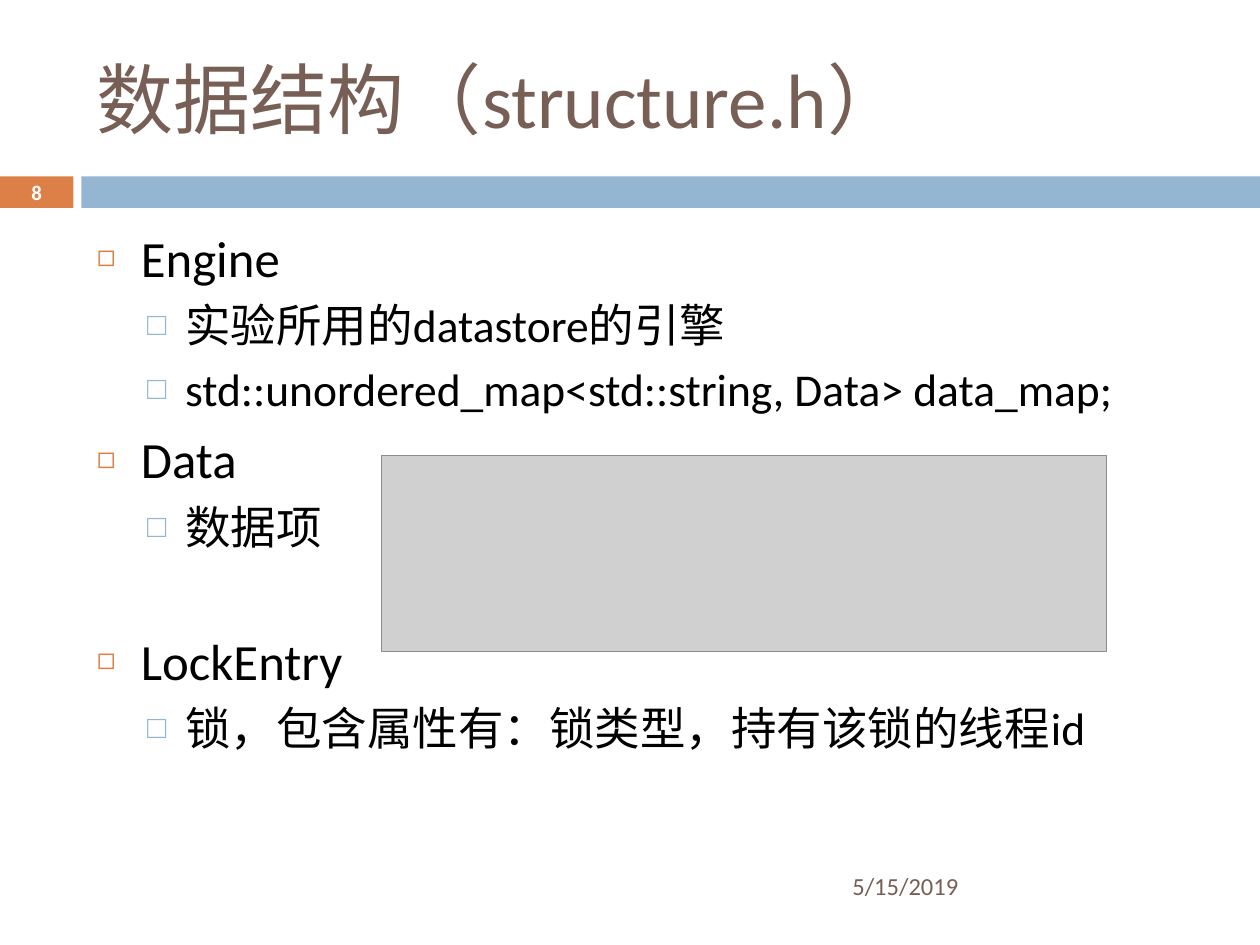
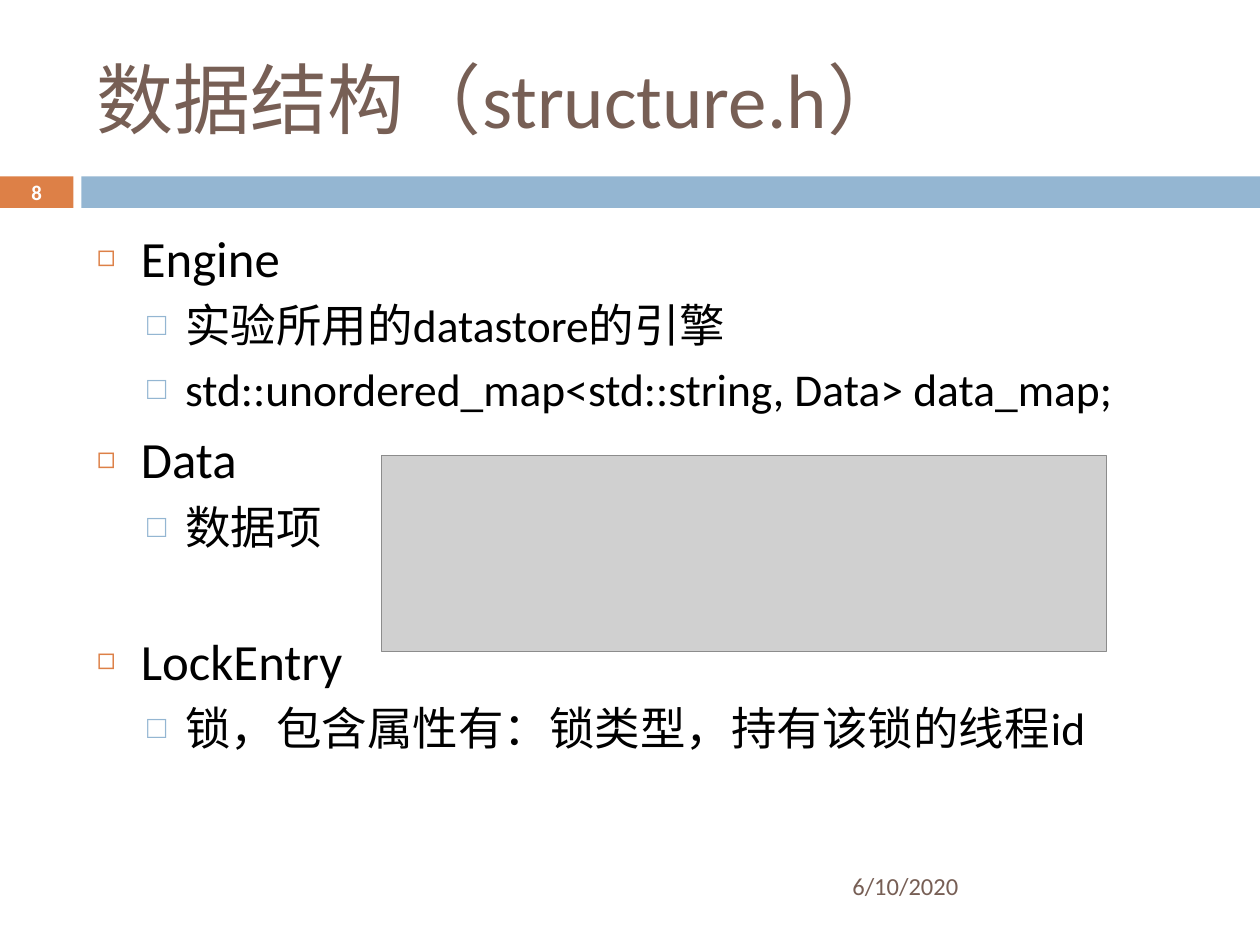
Before and after one commit to ZhangZihao270/DaSE_DBMS_Implemention, a slide deck: slide 8 of 并发控制/cc_lock/sildes/cc_lock.pptx. Drawn at 1260x945 pixels with LibreOffice and Linux fonts; fonts in the diff are those of the drawing; grey boxes stand for pictures; background and template pictures are left out. Boxes give left, top, right and bottom in pixels: in the first picture for what was removed or moved away, otherwise in the second. Text is boxed around its words. In the diff, an @@ line names an element or a change of style, - is before the commit and + after.

```diff
--- a/并发控制/cc_lock/sildes/cc_lock.pptx
+++ b/并发控制/cc_lock/sildes/cc_lock.pptx
@@ text at bbox=[852, 878, 958, 896]: text changed @@
-5/15/2019
+6/10/2020
```
Also in this commit, not shown: 12 other slides changed, 30 other files.
